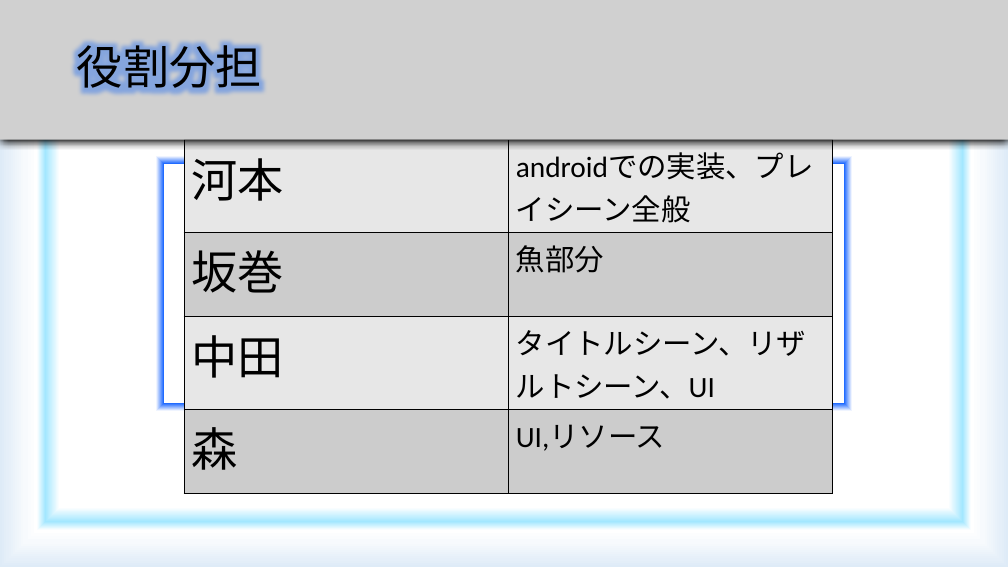
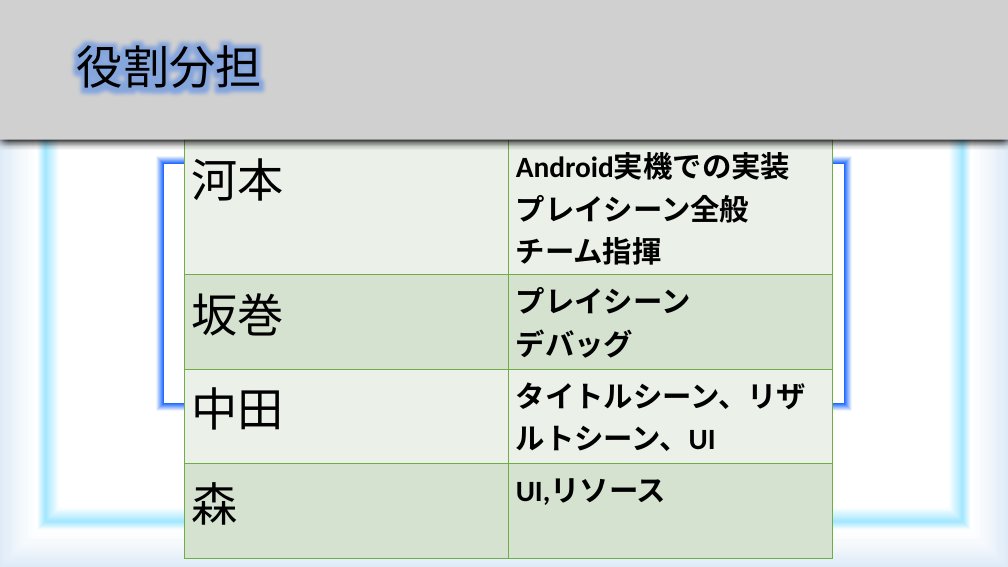
Before and after one commit to YasuhiroKawamoto/iwashi, a slide deck: slide 6 of 発表資料(鰯).pptx (slide 4 before the commit). Drawn at 1008x567 pixels with LibreOffice and Linux fonts; fonts in the diff are those of the drawing; grey boxes stand for pictures. Boxes give left, top, right and bottom in pixels: in the first picture for what was removed or moved away, otherwise in the second. Text is boxed around its words. In the diff, an @@ line names an element or a change of style, - is before the commit and + after.

Commit message:
当たり判定実装 発表資料完成

```diff
--- a/発表資料(鰯).pptx
+++ b/発表資料(鰯).pptx
@@ table at box(184, 140, 833, 551) @@
-row 1, column 2: androidでの実装、プレイシーン全般
+row 1, column 2: Android実機での実装 / プレイシーン全般 / チーム指揮
-row 2, column 2: 魚部分
+row 2, column 2: プレイシーン / デバッグ
@@ fill #E7E7E7 to #EBF1E9 in 4 cells @@
@@ fill #CCCCCC to #D5E3CF in 4 cells @@
@@ bold on in "タイトルシーン、リザルトシーン、UI", "UI,リソース" @@
@@ borders changed @@
```
Also in this commit, not shown: 3 other slides changed, 3 slides added, 4 other files.
